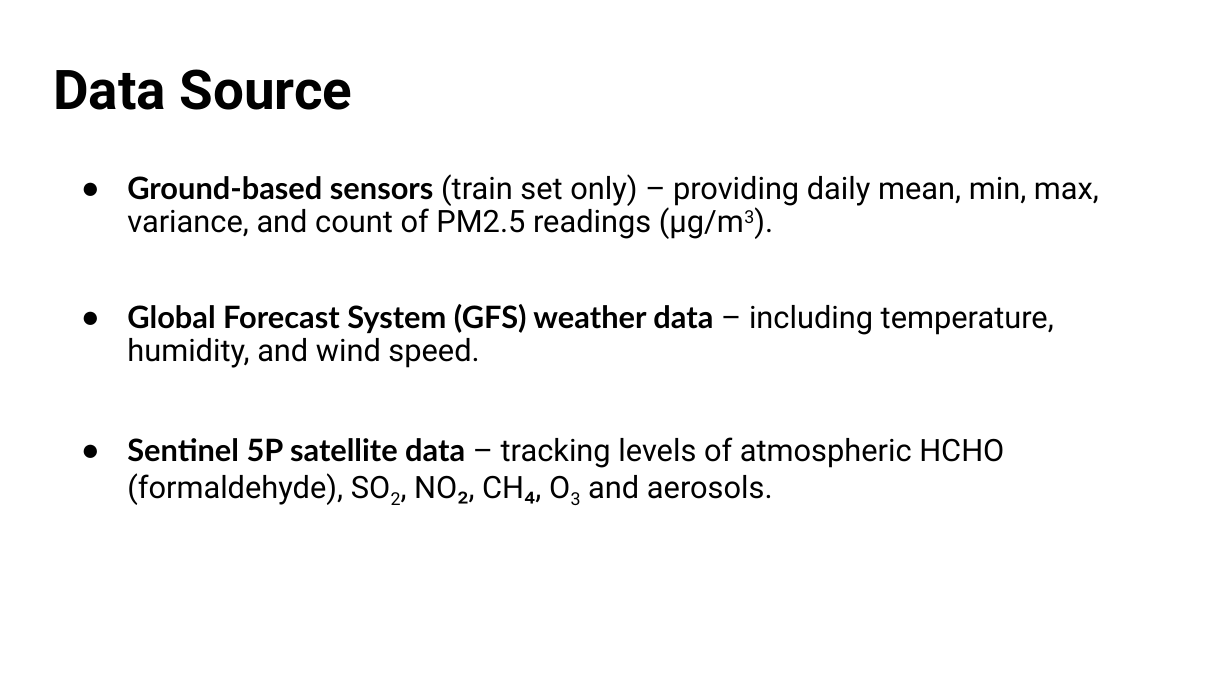
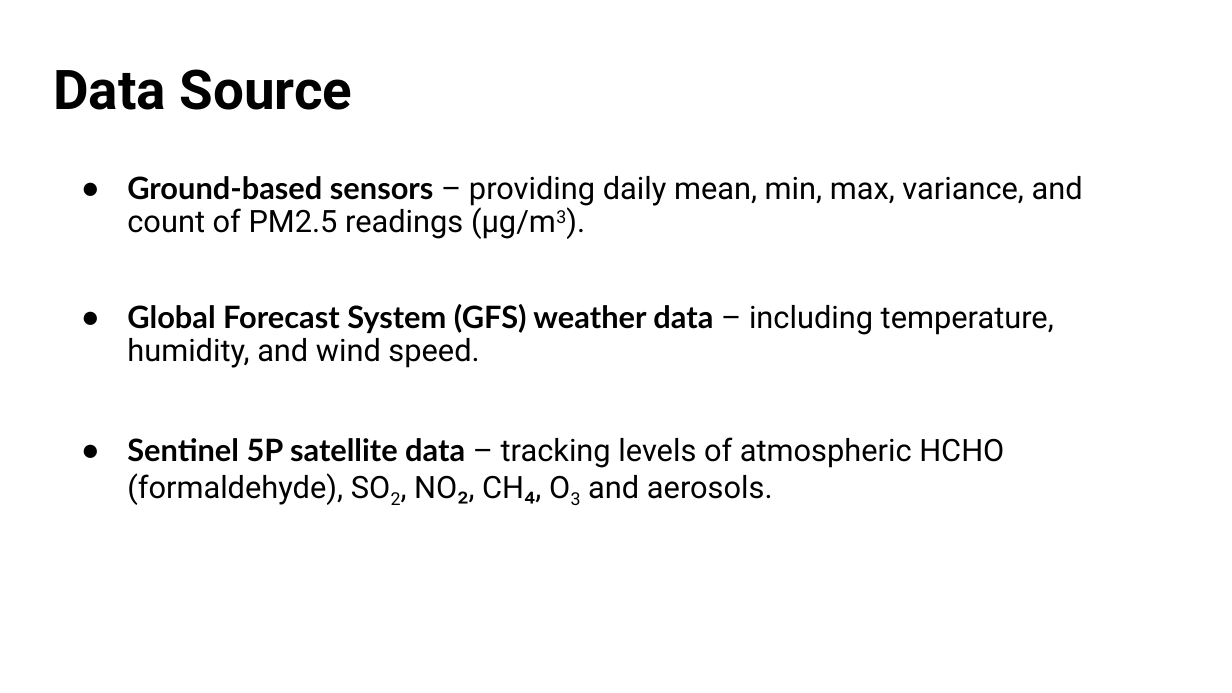
Before and after one commit to hannahdoyal/ml-project-air-pollution, a slide deck: slide 4 of Urban_Air_Pollution.pptx. Drawn at 1232x693 pixels with LibreOffice and Linux fonts; fonts in the diff are those of the drawing. Boxes give left, top, right and bottom in pixels: in the first picture for what was removed or moved away, otherwise in the second. Text is boxed around its words. In the diff, an @@ line names an element or a change of style, - is before the commit and + after.

```diff
--- a/Urban_Air_Pollution.pptx
+++ b/Urban_Air_Pollution.pptx
@@ text at bbox=[127, 176, 1083, 239]: text changed @@
-● Ground-based sensors (train set only) – providing daily mean, min, max, variance, and count of PM2.5 readings (μg/m3).
+● Ground-based sensors – providing daily mean, min, max, variance, and count of PM2.5 readings (μg/m3).
```
Also in this commit, not shown: 5 other slides changed.
